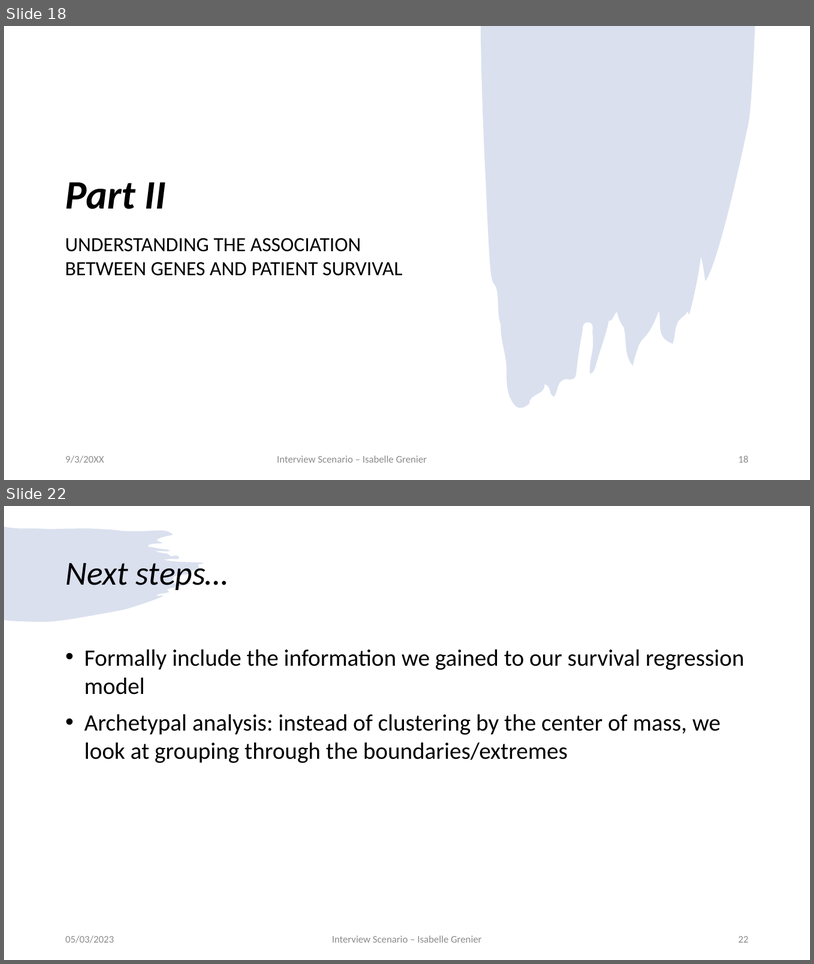
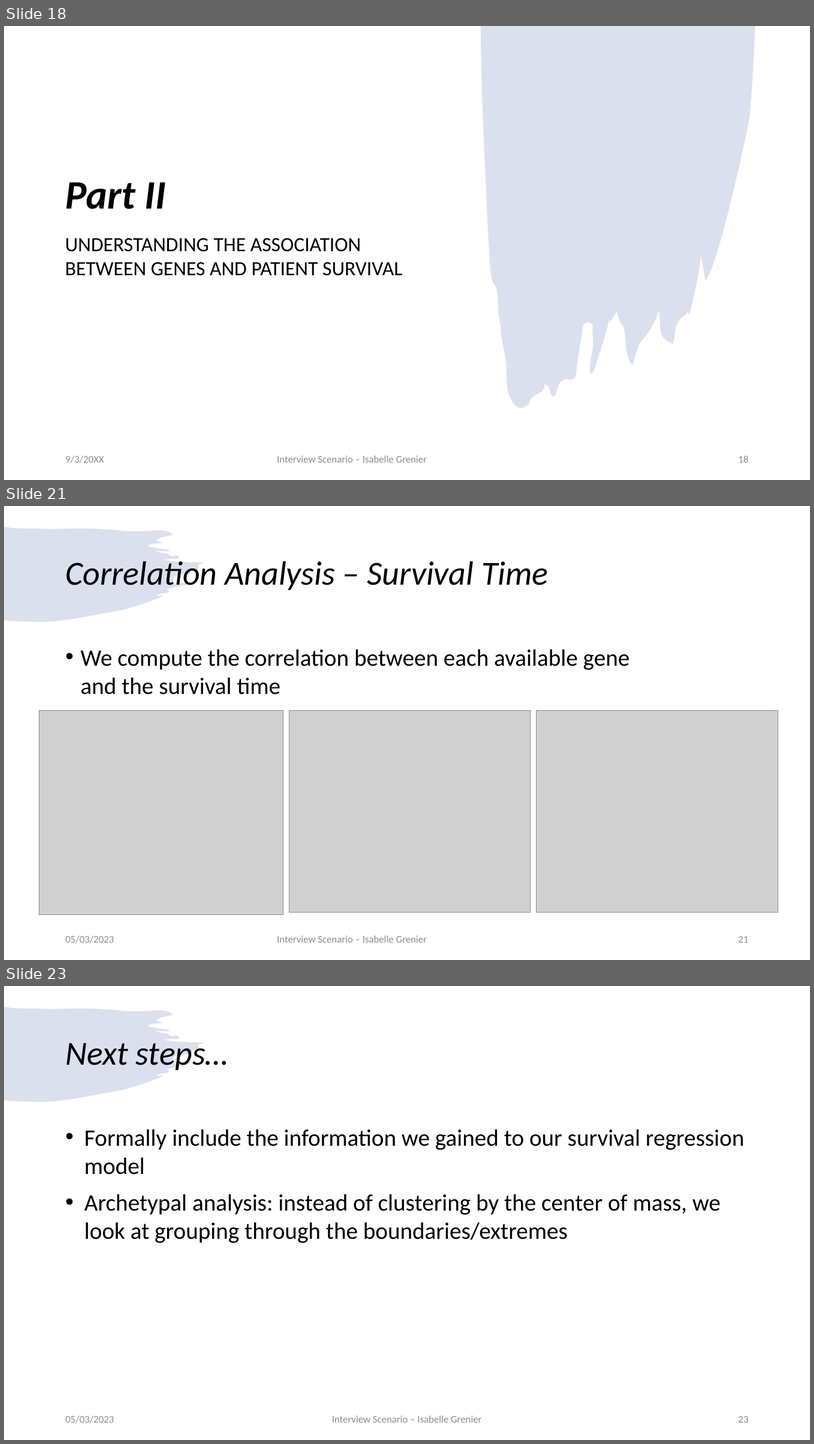
Before and after one commit to igrenier/TCGA_BRCA, a slide deck: presentation_05032023.pptx. Shown one above the other, each under a label of ours: slides 18 and 22 before the commit, slides 18, 21 and 23 after it; the slides between them are not shown. The pictures are 814x964 and 814x1444 pixels, drawn with LibreOffice and Linux fonts; fonts in the diff are those of the drawing; grey boxes stand for pictures. Boxes give left, top, right and bottom in pixels: in the first picture for what was removed or moved away, otherwise in the second. Text is boxed around its words. In the diff, an @@ line names an element or a change of style, - is before the commit and + after.

Commit message:
update figures in part II

```diff
--- a/presentation_05032023.pptx
+++ b/presentation_05032023.pptx
@@ slide 21 added at <box>4,506,810,960</box>, background #FFFFFF; not listed: 1 template element that a slide beside it also shows @@
@@ title added at <box>65,561,548,590</box>, 40 pt, text #000000, italic @@
+Correlation Analysis – Survival Time
@@ text added at <box>81,649,630,694</box>, 28 pt, text #000000 @@
+• We compute the correlation between each available gene and the survival time
@@ picture added at <box>39,711,284,915</box> @@
@@ picture added at <box>289,711,531,912</box> @@
@@ picture added at <box>536,711,779,912</box> @@
@@ text added at <box>65,935,114,943</box>, 12 pt, text #8C8C8C @@
+05/03/2023
@@ text added at <box>277,935,427,942</box>, 12 pt, text #8C8C8C @@
+Interview Scenario – Isabelle Grenier
@@ page number added at <box>738,936,749,942</box>, 12 pt, text #8C8C8C @@
+21
@@ what was slide 22 is now slide 23 @@
@@ page number at <box>738,1416,749,1422</box>: text changed @@
-22
+23
```
Also in this commit, not shown: 3 slides changed.
